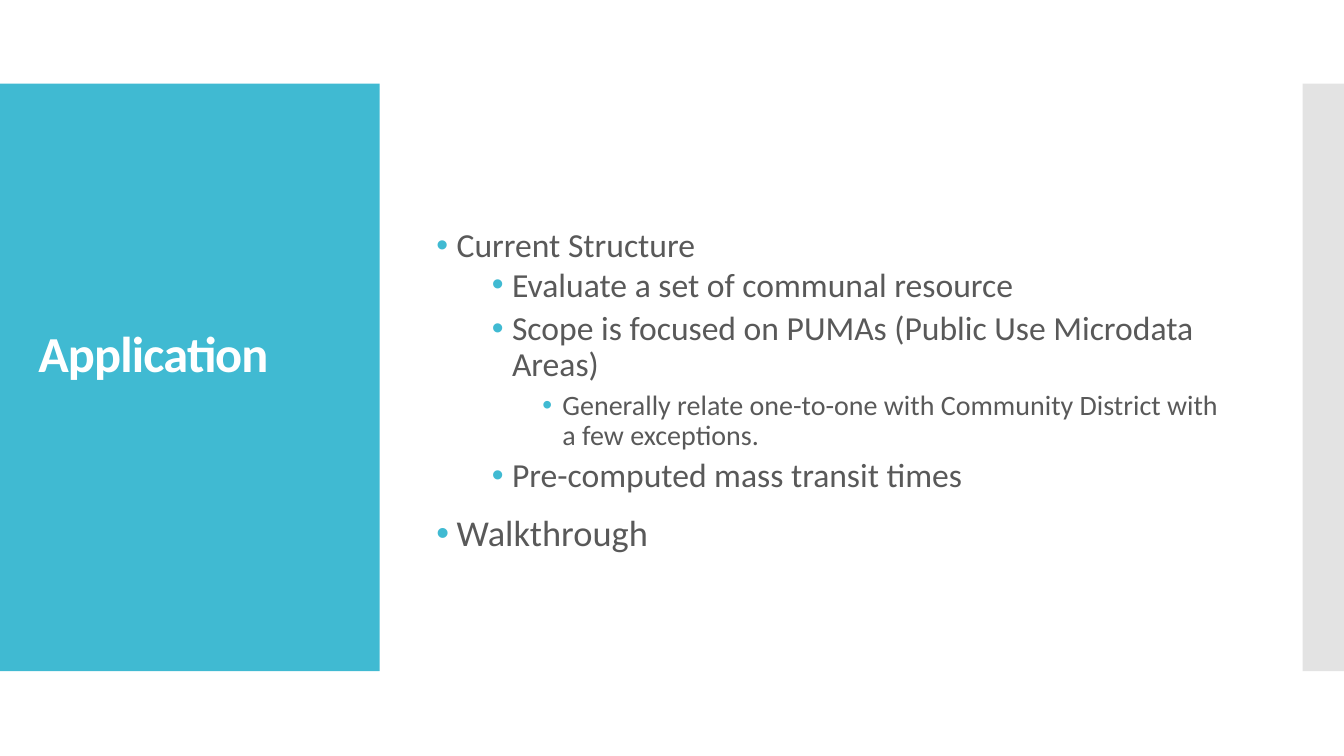
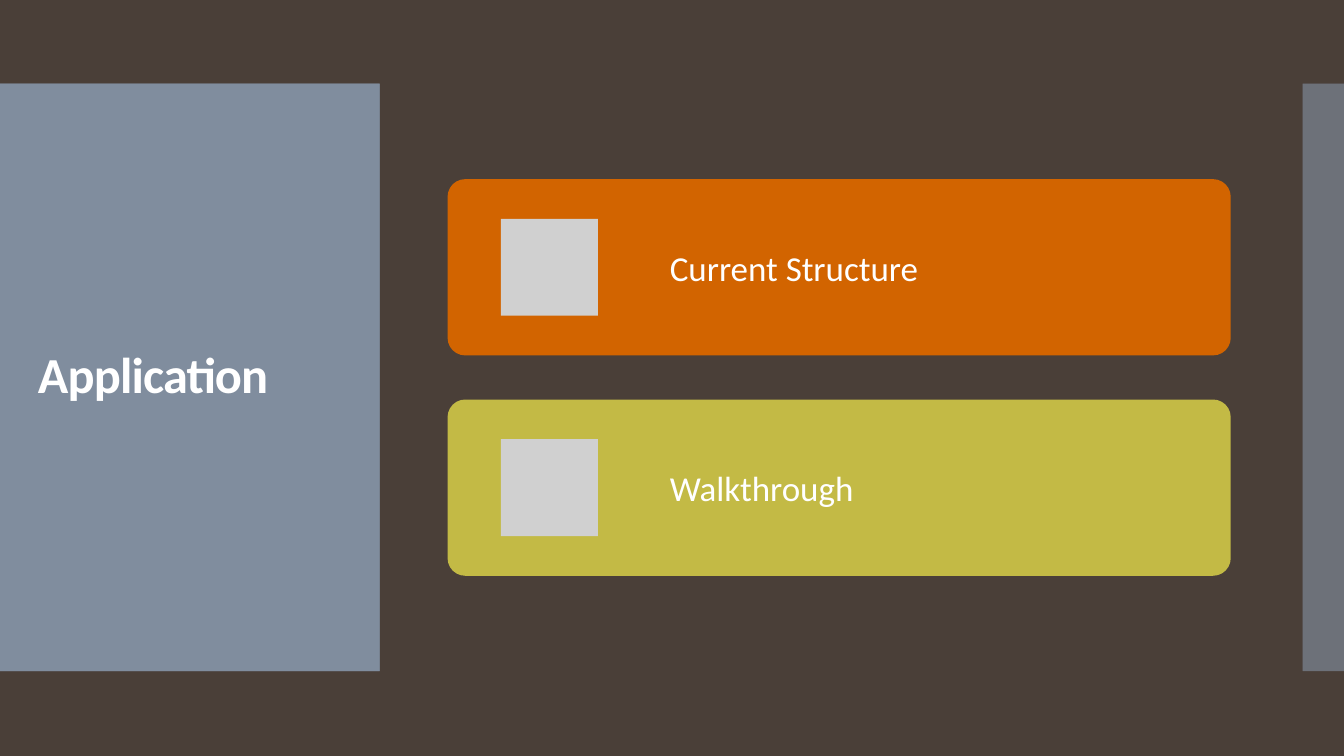
Before and after one commit to jwattier/nycdsa_ccc_nyc, a slide deck: slide 10 of Better Together CCC NYC.pptx (slide 9 before the commit). Drawn at 1344x756 pixels with LibreOffice and Linux fonts; fonts in the diff are those of the drawing; grey boxes stand for pictures. Boxes give left, top, right and bottom in pixels: in the first picture for what was removed or moved away, otherwise in the second. Text is boxed around its words. In the diff, an @@ line names an element or a change of style, - is before the commit and + after.

```diff
--- a/Better Together CCC NYC.pptx
+++ b/Better Together CCC NYC.pptx
@@ background #FFFFFF to #4A3F38 @@
@@ rectangle at bbox=[0, 84, 380, 671]: fill #40BAD2 to #818E9F at 95% opacity @@
@@ rectangle added at bbox=[0, 84, 380, 671], fill #818E9F at 95% opacity @@
@@ rectangle at bbox=[1303, 84, 1344, 671]: fill #C8C8C8 at 50% opacity to #818E9F at 40% opacity @@
@@ rectangle added at bbox=[1303, 84, 1344, 671], fill #818E9F at 40% opacity @@
@@ title "Application" at bbox=[38, 357, 268, 401]: vertical alignment bottom to middle @@
@@ text removed at bbox=[457, 235, 1218, 552] @@
-• Current Structure
-  • Evaluate a set of communal resource
-  • Scope is focused on PUMAs (Public Use Microdata Areas)
-    • Generally relate one-to-one with Community District with a few exceptions.
-  • Pre-computed mass transit times
-• Walkthrough
@@ group added at bbox=[448, 179, 1231, 576]: 2 rounded rectangles, 2 pictures, 2 texts @@
+Current Structure
+Walkthrough
```
Also in this commit, not shown: 10 other slides changed, 1 slide added, 6 other files.
